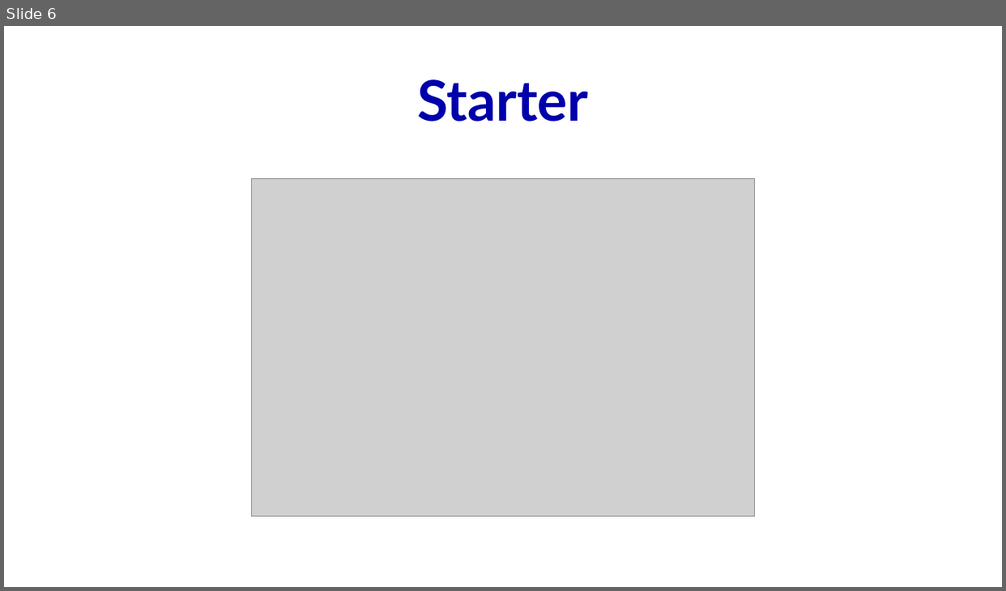
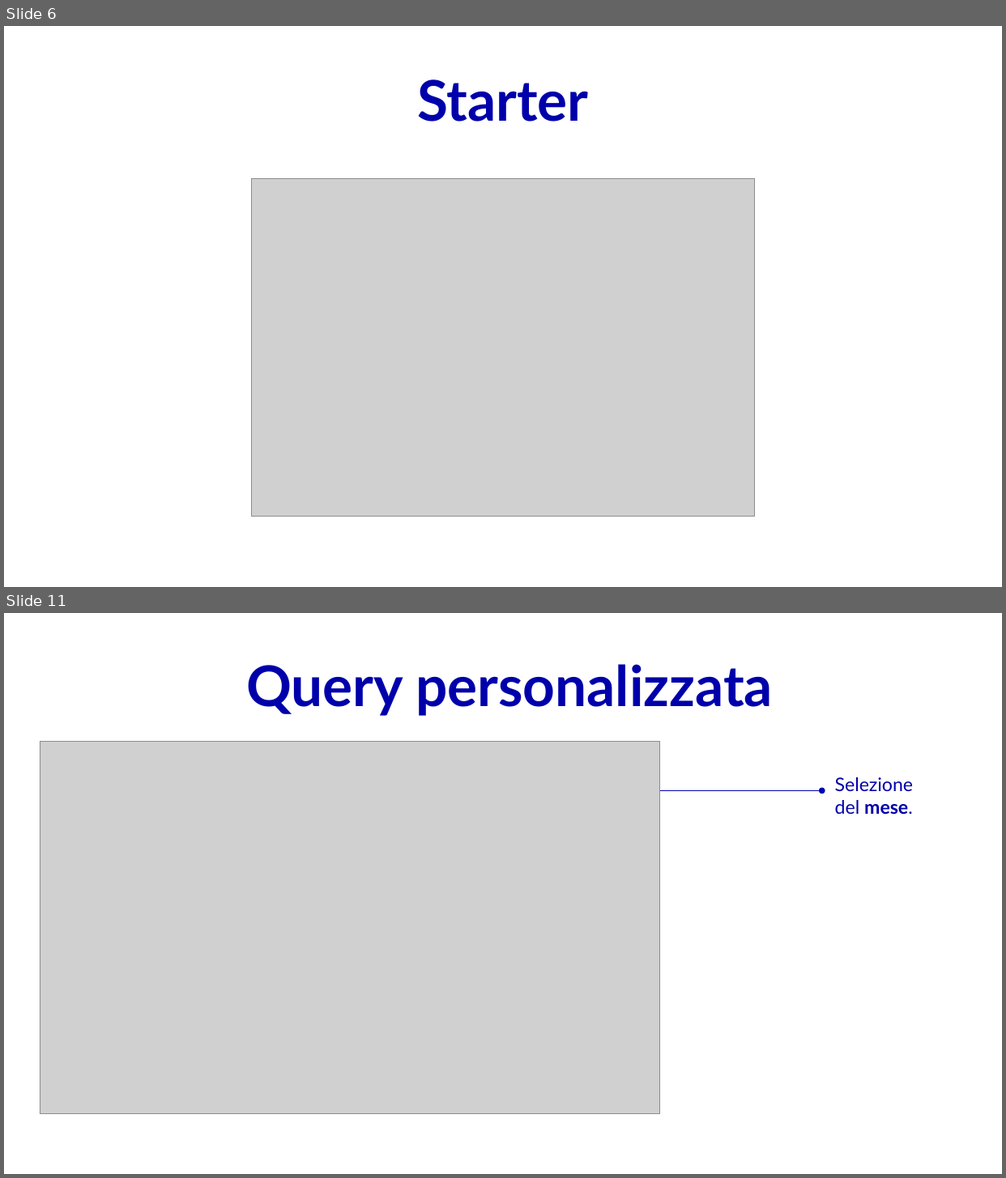
Before and after one commit to Robertales/tripdata-bike-chicago-bd2, a slide deck: presentazione/presentazioneBD2BarberisRobertazzi.pptx. Shown one above the other, each under a label of ours: slide 6 before the commit, slides 6 and 11 after it; the slides between them are not shown. The pictures are 1006x591 and 1006x1178 pixels, drawn with LibreOffice and Linux fonts; fonts in the diff are those of the drawing; grey boxes stand for pictures. Boxes give left, top, right and bottom in pixels: in the first picture for what was removed or moved away, otherwise in the second. Text is boxed around its words. In the diff, an @@ line names an element or a change of style, - is before the commit and + after.

```diff
--- a/presentazione/presentazioneBD2BarberisRobertazzi.pptx
+++ b/presentazione/presentazioneBD2BarberisRobertazzi.pptx
@@ slide 11 added at [4,613,1002,1174], background #FFFFFF @@
@@ text added at [246,664,773,716], 54 pt, text #0000AB, bold @@
+Query personalizzata
@@ picture added at [40,742,661,1114] @@
@@ text added at [835,777,913,815], 18 pt, text #0000AB @@
+Selezione del mese.
@@ arrow added from (661, 790) to (822, 790), #0000AB 0.75 pt @@
```
Also in this commit, not shown: 1 slide changed, 3 other slides added, 4 other files.
